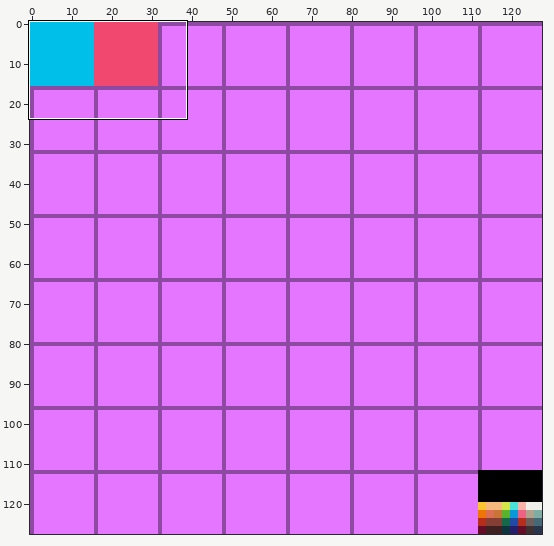
Two states of a sprite sheet, res/sprite_sheet.png. Above: a wide view before the commit, with the close-up outlined.
Close-up. As it was:
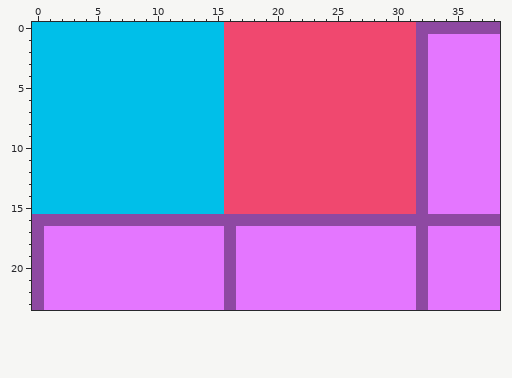
The file is 128x128 pixels. Shown: x 0..38, y 0..23. The commit also changed other parts of the picture, which this record leaves out.
New version:
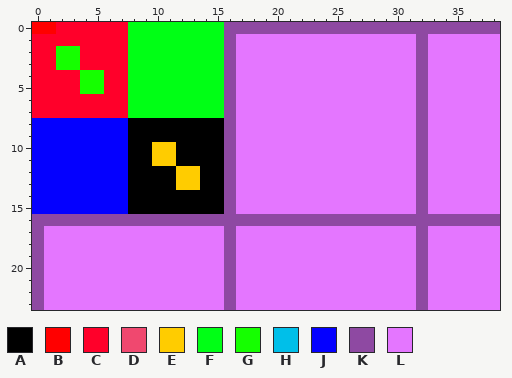
Palette (. is transparent): A #000000  B #ff0000  C #ff002a  D #f0486f  E #ffcc00  F #00ff15  G #15ff00  H #00bfe9  J #0400ff  K #8e49a2  L #e476ff
Changes in this commit:
@@ x 0..38 @@
- 0 HHHHHHHHHHHHHHHHDDDDDDDDDDDDDDDDKKKKKKK
- 1 HHHHHHHHHHHHHHHHDDDDDDDDDDDDDDDDKLLLLLL
- 2 HHHHHHHHHHHHHHHHDDDDDDDDDDDDDDDDKLLLLLL
- 3 HHHHHHHHHHHHHHHHDDDDDDDDDDDDDDDDKLLLLLL
- 4 HHHHHHHHHHHHHHHHDDDDDDDDDDDDDDDDKLLLLLL
- 5 HHHHHHHHHHHHHHHHDDDDDDDDDDDDDDDDKLLLLLL
- 6 HHHHHHHHHHHHHHHHDDDDDDDDDDDDDDDDKLLLLLL
- 7 HHHHHHHHHHHHHHHHDDDDDDDDDDDDDDDDKLLLLLL
- 8 HHHHHHHHHHHHHHHHDDDDDDDDDDDDDDDDKLLLLLL
- 9 HHHHHHHHHHHHHHHHDDDDDDDDDDDDDDDDKLLLLLL
-10 HHHHHHHHHHHHHHHHDDDDDDDDDDDDDDDDKLLLLLL
-11 HHHHHHHHHHHHHHHHDDDDDDDDDDDDDDDDKLLLLLL
-12 HHHHHHHHHHHHHHHHDDDDDDDDDDDDDDDDKLLLLLL
-13 HHHHHHHHHHHHHHHHDDDDDDDDDDDDDDDDKLLLLLL
-14 HHHHHHHHHHHHHHHHDDDDDDDDDDDDDDDDKLLLLLL
-15 HHHHHHHHHHHHHHHHDDDDDDDDDDDDDDDDKLLLLLL
+ 0 BBCCCCCCFFFFFFFFKKKKKKKKKKKKKKKKKKKKKKK
+ 1 CCCCCCCCFFFFFFFFKLLLLLLLLLLLLLLLKLLLLLL
+ 2 CCGGCCCCFFFFFFFFKLLLLLLLLLLLLLLLKLLLLLL
+ 3 CCGGCCCCFFFFFFFFKLLLLLLLLLLLLLLLKLLLLLL
+ 4 CCCCGGCCFFFFFFFFKLLLLLLLLLLLLLLLKLLLLLL
+ 5 CCCCGGCCFFFFFFFFKLLLLLLLLLLLLLLLKLLLLLL
+ 6 CCCCCCCCFFFFFFFFKLLLLLLLLLLLLLLLKLLLLLL
+ 7 CCCCCCCCFFFFFFFFKLLLLLLLLLLLLLLLKLLLLLL
+ 8 JJJJJJJJAAAAAAAAKLLLLLLLLLLLLLLLKLLLLLL
+ 9 JJJJJJJJAAAAAAAAKLLLLLLLLLLLLLLLKLLLLLL
+10 JJJJJJJJAAEEAAAAKLLLLLLLLLLLLLLLKLLLLLL
+11 JJJJJJJJAAEEAAAAKLLLLLLLLLLLLLLLKLLLLLL
+12 JJJJJJJJAAAAEEAAKLLLLLLLLLLLLLLLKLLLLLL
+13 JJJJJJJJAAAAEEAAKLLLLLLLLLLLLLLLKLLLLLL
+14 JJJJJJJJAAAAAAAAKLLLLLLLLLLLLLLLKLLLLLL
+15 JJJJJJJJAAAAAAAAKLLLLLLLLLLLLLLLKLLLLLL
 16 KKKKKKKKKKKKKKKKKKKKKKKKKKKKKKKKKKKKKKK
Where, in picture pixels (left, top, right, bottom), the same in both close-ups:
changed: (32, 22, 416, 214)
